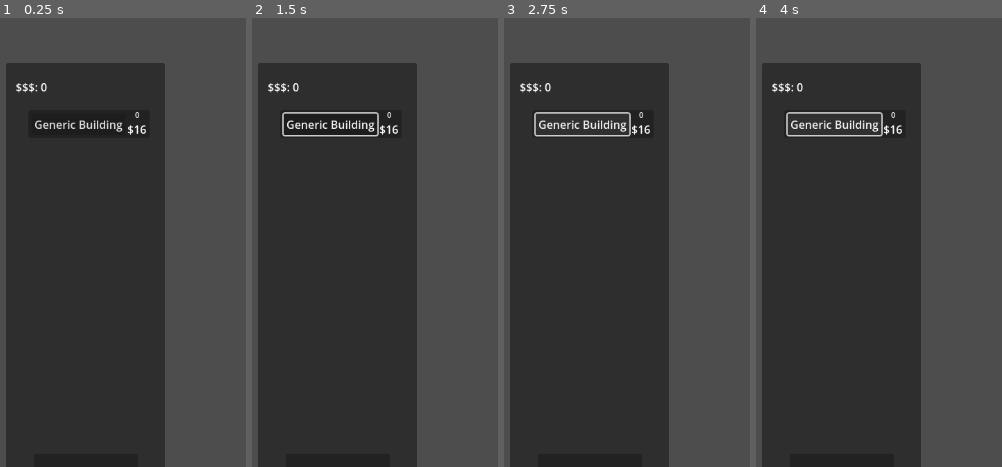
Above: before the commit, frames 1-4 (left to right).
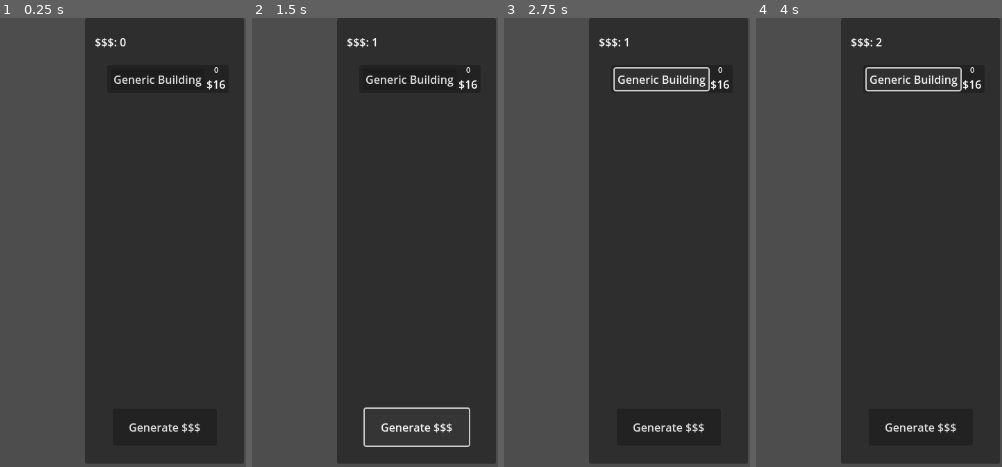
Above: after the commit, the same moments.

Repository: BrandonDelM/GDCGJ2025
Game: Godot game, scene res://resources_menu.tscn
The game is run twice, just before and just after one commit, with the same random seed, the same clock (stepped at 60 frames per second) and the same inputs. This scene is started directly instead of the project's main scene.
Inputs (mouse positions are in pixels of both pictures, inside the frame that each line leads up to):
- Up to frame 1 (0.25 s): no input
- Up to frame 2 (1.5 s): click "Generic Building" at 0.5 s; click (416, 426) at 1.25 s, where only the run after the commit has a clickable "Generate $$$"
- Up to frame 3 (2.75 s): click "Generic Building" at 2 s
- Up to frame 4 (4 s): click (920, 426) at 2.75 s, where only the run after the commit has a clickable "Generate $$$"; click "Generic Building" at 3.5 s

The runs differ from the first frame. In frame 1, 64% of the frame differs, in the area x 2-100%, y 0-100%; in frame 2, 63%; in frame 3, 65%; in frame 4, 65%.

Commit message:
Minor changes to passive income, still needs tweaks

Diff:
--- a/resources_menu.tscn
+++ b/resources_menu.tscn
@@ -19,10 +19,10 @@
 [node name="Panel" type="Panel" parent="."]
 layout_mode = 1
 anchors_preset = -1
-anchor_left = -0.0252964
-anchor_top = 0.048913
-anchor_right = -0.0252964
-anchor_bottom = 0.051087
+anchor_left = 0.0735069
+anchor_top = -0.0509259
+anchor_right = 0.073507
+anchor_bottom = -0.0487519
 offset_left = 836.32
 offset_top = 36.0
 offset_right = 1065.32
@@ -46,12 +46,12 @@
 offset_bottom = 617.0
 text = "Generate $$$"
 
-[node name="test_building" parent="." instance=ExtResource("2_meicg")]
+[node name="test_building" parent="Panel" instance=ExtResource("2_meicg")]
 layout_mode = 0
-offset_left = 839.0
-offset_top = 136.0
-offset_right = 1014.0
-offset_bottom = 176.0
+offset_left = 31.8215
+offset_top = 68.3044
+offset_right = 206.821
+offset_bottom = 108.304
 
 [node name="money_timer" type="Timer" parent="."]
 
--- a/test_building.gd
+++ b/test_building.gd
@@ -1,4 +1,5 @@
 extends Panel
+class_name buildingcomponent
 
 @export var MIN_COST := 10
 @export var MIN_BUILDINGS := 0
@@ -20,12 +21,14 @@
 	building_cost_text.text = "$" + str(building_cost)
 	building_amount_text.text = str(building_amount)
 
+func _process(delta) -> void:
+	generate_money()
+
+func generate_money():
+	var generated_money = building_generation * building_amount
+	print("Generation is working")
 
 
-#func generate_money():
-	#$resources_menu.money_value += building_money_generation * building_amount_value
-	#print("Generation is working")
-	#
 #
 #func _on_building_buy_button_pressed() -> void:
 	#print("Processing building")
@@ -36,3 +39,7 @@
 		#building_amount_value.text = str(building_amount_value)
 	#else:
 		#print("Building not bought")
+
+
+func _on_generation_timer_timeout() -> void:
+	pass
--- a/test_building.tscn
+++ b/test_building.tscn
@@ -35,4 +35,7 @@
 text = "100"
 horizontal_alignment = 1
 
+[node name="generation_timer" type="Timer" parent="."]
+
 [connection signal="pressed" from="building_buy_button" to="." method="_on_building_buy_button_pressed"]
+[connection signal="timeout" from="generation_timer" to="." method="_on_generation_timer_timeout"]
--- a/test_income_generator.gd
+++ b/test_income_generator.gd
@@ -8,6 +8,8 @@
 	money_label.text = "$$$: " + str(money_value)
 	print("Main menu is working!")
 
+func _process(delta) -> void:
+	pass
 
 
 func _on_test_button_pressed_grant_money() -> void:
